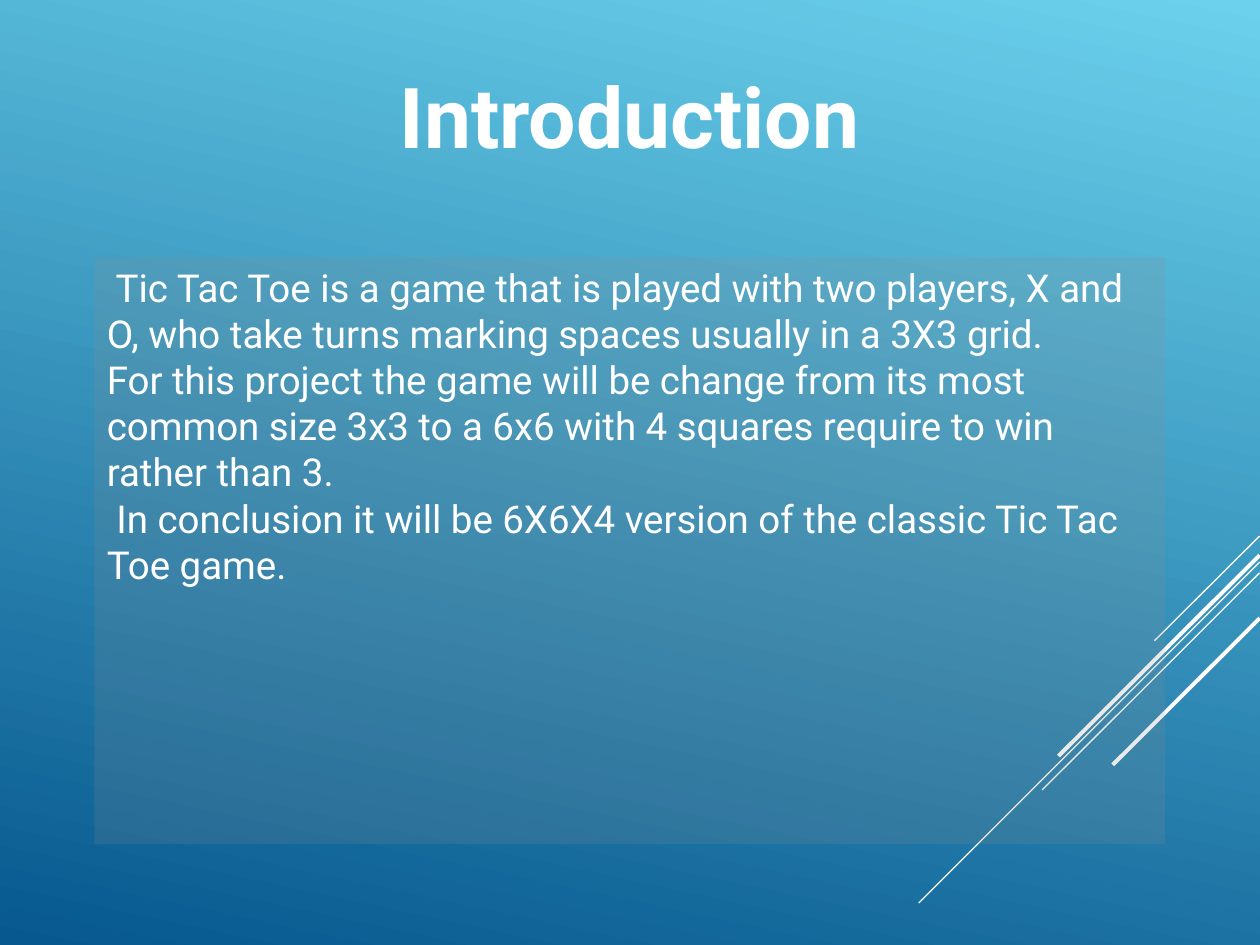
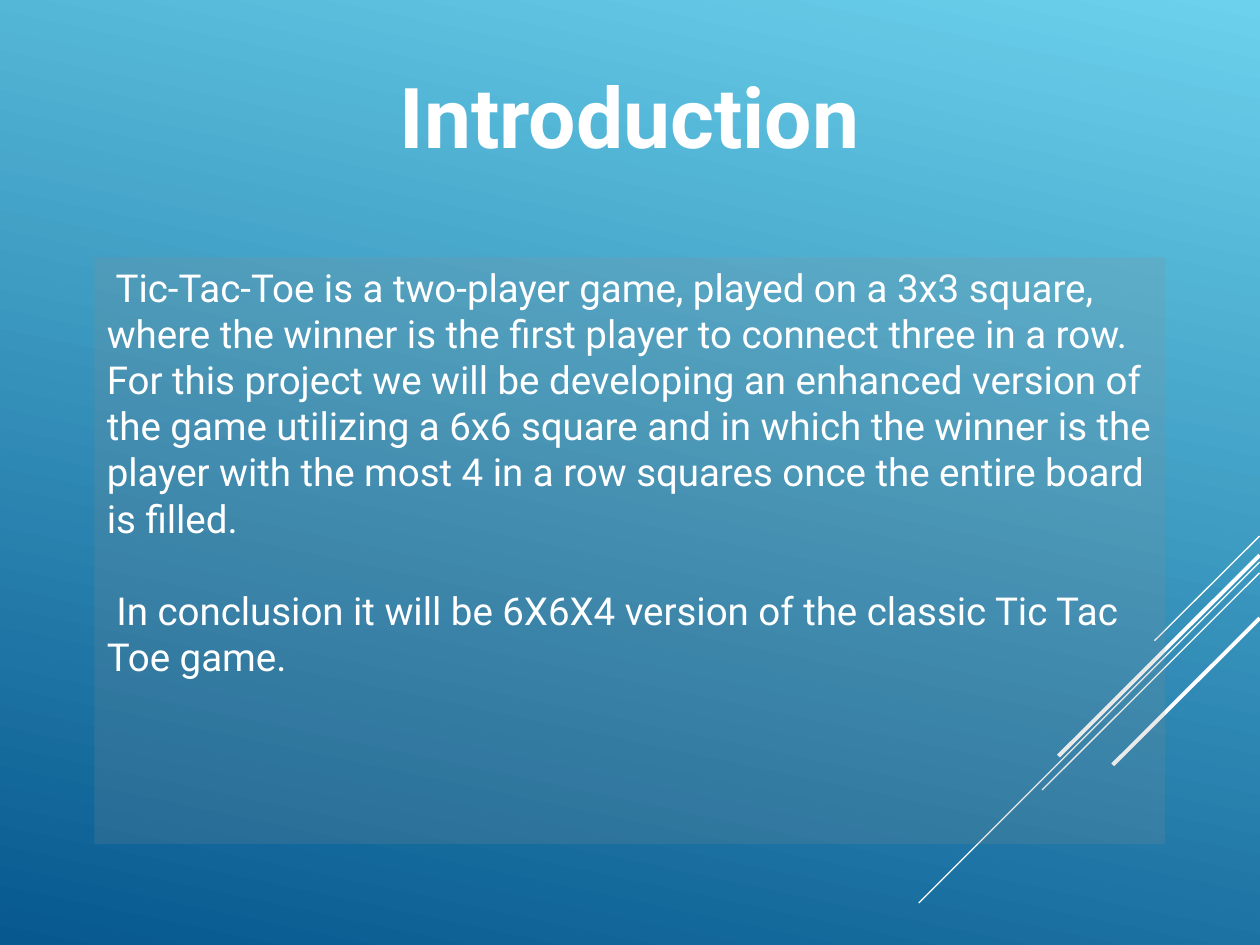
Before and after one commit to Amatarasu/A-Team, a slide deck: slide 3 of Power.Point.Presentation-bk.ppt. Drawn at 1260x945 pixels with LibreOffice and Linux fonts; fonts in the diff are those of the drawing. Boxes give left, top, right and bottom in pixels: in the first picture for what was removed or moved away, otherwise in the second. Text is boxed around its words. In the diff, an @@ line names an element or a change of style, - is before the commit and + after.

```diff
--- a/Power.Point.Presentation-bk.ppt
+++ b/Power.Point.Presentation-bk.ppt
@@ background gradient #06588E to #6BD1EC to gradient #6BD1EC to #06588E @@
@@ text in rectangle at (x1=107, y1=273, x2=1151, y2=534): text changed @@
-Tic Tac Toe is a game that is played with two players, X and O, who take turns marking spaces usually in a 3X3 grid.
-For this project the game will be change from its most common size 3x3 to a 6x6 with 4 squares require to win rather than 3.
+Tic-Tac-Toe is a two-player game, played on a 3x3 square, where the winner is the first player to connect three in a row.
+For this project we will be developing an enhanced version of the game utilizing a 6x6 square and in which the winner is the player with the most 4 in a row squares once the entire board is filled.
```
Also in this commit, not shown: 27 other slides changed, 2 slides added, 2 slides removed.
